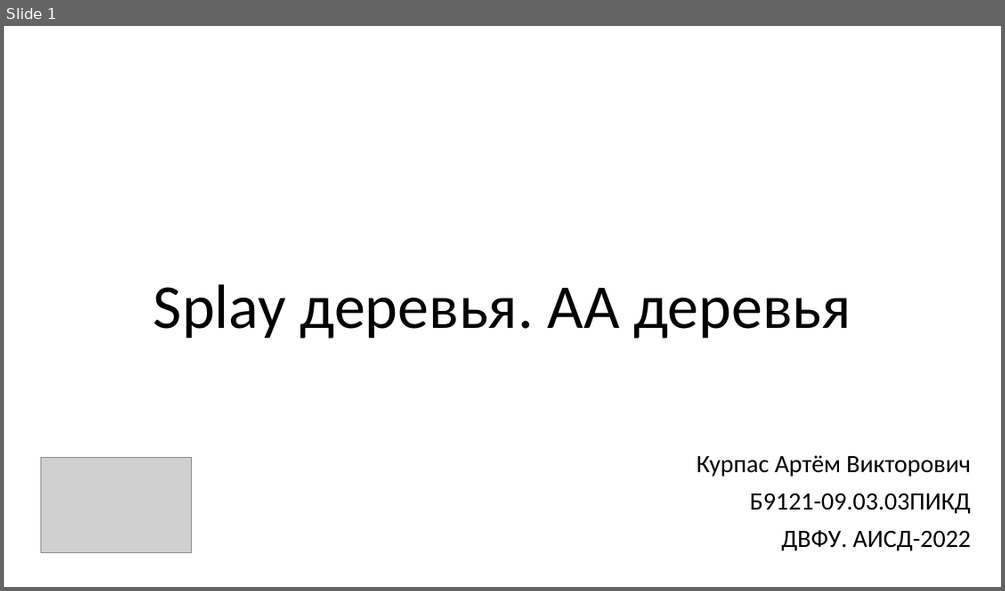
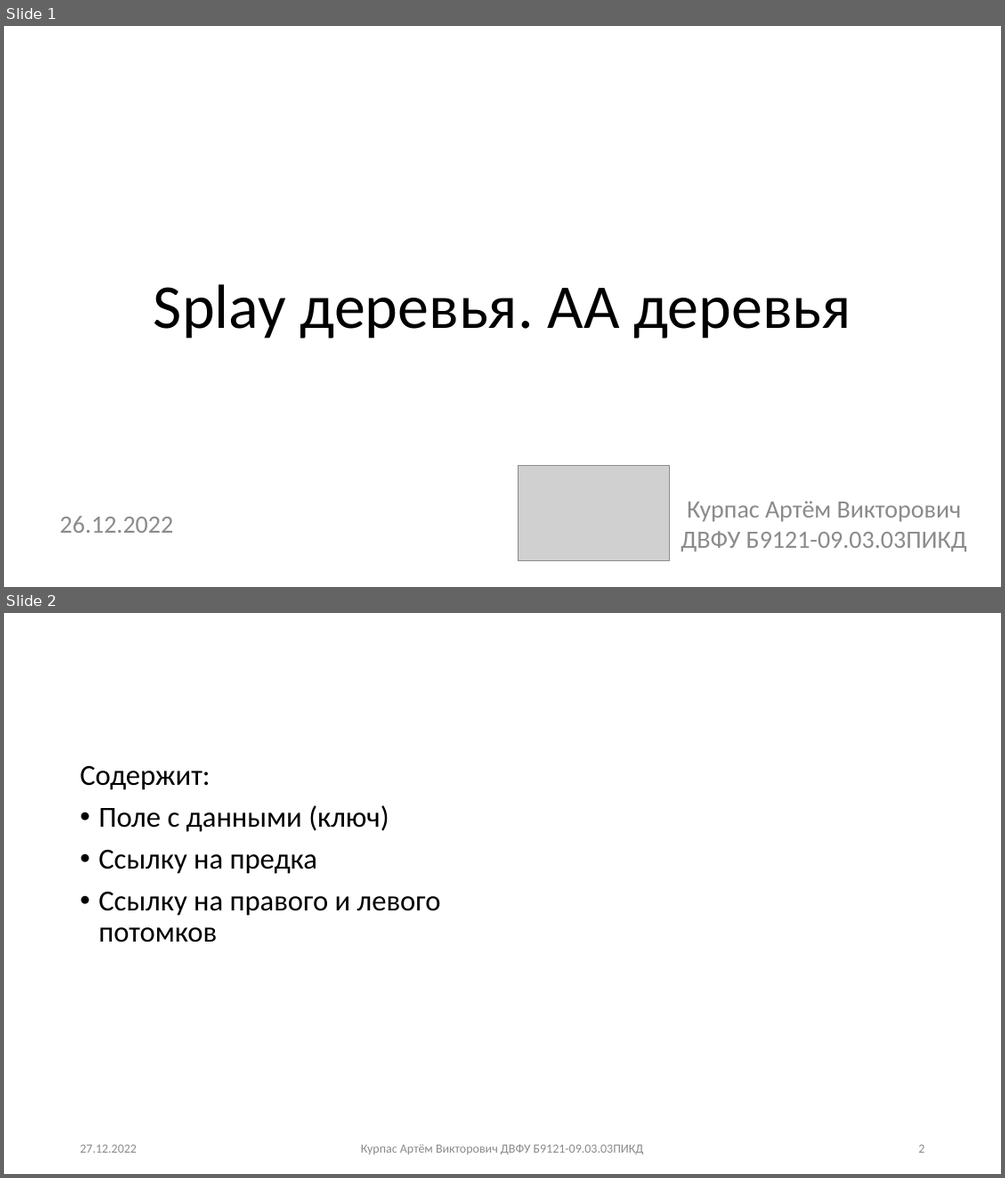
Before and after one commit to TheMeekrok/splay-aa-tree-aisd-2022, a slide deck: docs/presentation.pptx. Shown one above the other, each under a label of ours: slide 1 before the commit, slides 1 and 2 after it. The pictures are 1005x591 and 1005x1178 pixels, drawn with LibreOffice and Linux fonts; fonts in the diff are those of the drawing; grey boxes stand for pictures. Boxes give left, top, right and bottom in pixels: in the first picture for what was removed or moved away, otherwise in the second. Text is boxed around its words. In the diff, an @@ line names an element or a change of style, - is before the commit and + after.

```diff
--- a/docs/presentation.pptx
+++ b/docs/presentation.pptx
@@ slide 2 added at (x1=4, y1=613, x2=1001, y2=1174), background #FFFFFF @@
@@ text added at (x1=80, y1=765, x2=441, y2=942), 28 pt, text #000000 @@
+Содержит:
+• Поле с данными (ключ)
+• Ссылку на предка
+• Ссылку на правого и левого потомков
@@ text added at (x1=80, y1=1144, x2=137, y2=1152), 12 pt, text #8C8C8C @@
+27.12.2022
@@ text added at (x1=361, y1=1143, x2=644, y2=1154), 12 pt, text #8C8C8C @@
+Курпас Артём Викторович ДВФУ Б9121-09.03.03ПИКД
@@ page number added at (x1=918, y1=1144, x2=924, y2=1152), 12 pt, text #8C8C8C @@
+2
@@ slide 1 changed as well @@
@@ picture moved from (x1=40, y1=457, x2=192, y2=553) to (x1=518, y1=465, x2=670, y2=561) @@
@@ text "Курпас Артём Викторович ДВФУ Б9121-09.03.03ПИКД" at (x1=680, y1=500, x2=967, y2=552): vertical alignment top to middle @@
@@ text at (x1=680, y1=500, x2=967, y2=552): text changed; text colour #000000 to #8C8C8C @@
-Курпас Артём Викторович
-Б9121-09.03.03ПИКД
-ДВФУ. АИСД-2022
+Курпас Артём Викторович ДВФУ Б9121-09.03.03ПИКД
@@ text added at (x1=60, y1=516, x2=174, y2=532), 24 pt, text #8C8C8C @@
+26.12.2022
```
Also in this commit, not shown: 27 other slides added, 5 slides removed, 1 other file.
